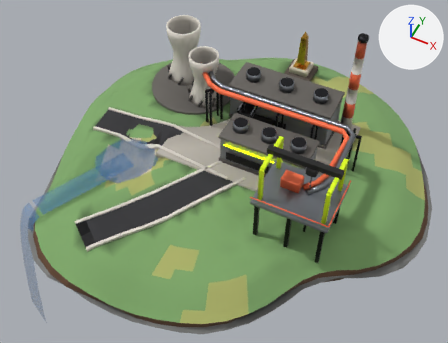
The glTF model public/models/islands/projects_lod1.glb, before and after one commit.
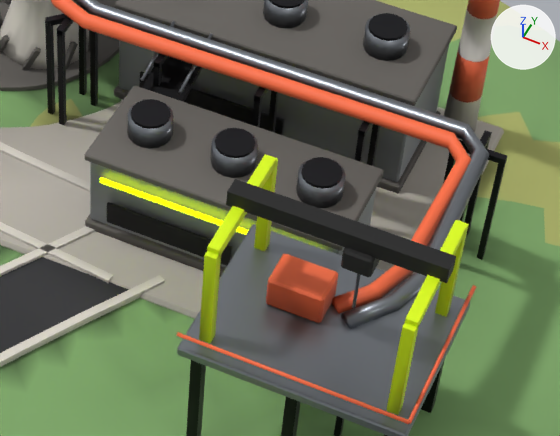
Each version appears first whole from a 50 mm lens placed at (7.6, -16.1, 18.8), pointed at (-0.4, -0.1, -1.2), and next in a close-up on the part from 42% to 85% of the width and 24% to 68% of the height. The axes (+X, +Y, +Z) are drawn at upper right. The lights are the same throughout. The older version's two pictures come first. Where no turn or scale is listed for an object, it has been applied to the vertices. Vertices at exactly the same position are counted once.

Before the edit, the objects in view are built like this:
```python
ob_buildings = bpy.data.objects.new('buildings', me_buildings)
ob_buildings.location = (0.19, 1.36, 2.61)
ob_props = bpy.data.objects.new('props', me_props)
ob_props.location = (2.27, -0.61, 2.22)
ob_terrain = bpy.data.objects.new('terrain', me_terrain)
ob_terrain.location = (0.26, -0.16, 0.0)
# also in view: 'landmarks' at (1.1, -0.2, 1.4)
```
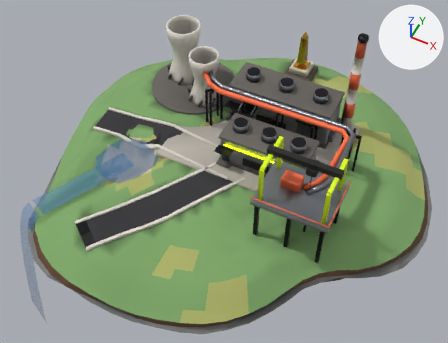
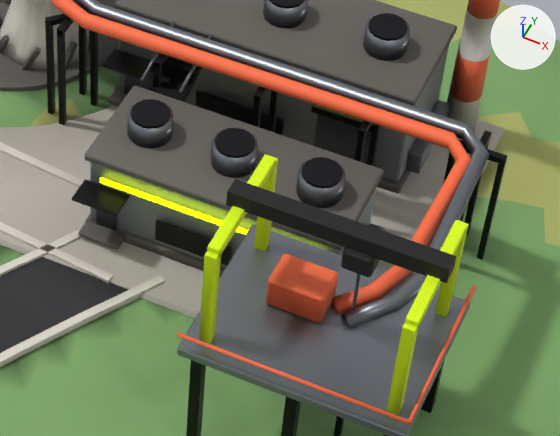
Where the newer file only moved an object's origin or applied its transform, the numbers keep the older frame.

The change, as a diff of the scene's bpy script:
```diff
--- a/public/models/islands/projects_lod1.glb.py
+++ b/public/models/islands/projects_lod1.glb.py
@@ me_buildings @@
 # used by ob_buildings; location = (0.19, 1.36, 2.61)
-me_buildings.from_pydata(...)  # 2426 vertices, 4840 faces; spans x -5.01..5.01, y -5.16..5.16, z -2.49..2.49
+me_buildings.from_pydata(...)  # 2602 vertices, 5152 faces; spans x -5.01..5.01, y -5.16..5.16, z -2.49..2.49
+# me_buildings part 1: the loose piece of 24 vertices spanning x -0.39..3.21, y -2.41..-0.9, z -2.16..-1.96 is copied, and the copy is scaled about its middle by (0.164, 0.181, 0.273), then moved by (-2.28, 1.66, 0.07); it spans x -1.17..-0.57, y -0.14..0.14, z -2.02..-1.96
+# me_buildings part 2: the loose piece of 24 vertices spanning x -0.39..3.21, y -2.41..-0.9, z -0.81..-0.69 is copied, and the copy is scaled about its middle by (0.164, 0.181, 0.5), then moved by (-1.48, -0.84, -1.24); it spans x -0.37..0.23, y -2.64..-2.36, z -2.02..-1.96
+# me_buildings part 3: a new loose piece, a box spanning x 1.915..2.735, y 0.08..0.11, z -1.961..-1.011, in mat_m_metal
+# me_buildings part 4: a new loose piece, a box spanning x -1.025..-0.724, y 0.115..0.145, z -1.961..-1.341, in mat_m_metal
+# me_buildings part 5: a new loose piece, a box spanning x -0.225..0.076, y -2.385..-2.355, z -1.961..-1.341, in mat_m_metal
+# me_buildings part 6: the loose piece of 24 vertices spanning x -1.19..3.21, y 0.1..1.79, z -0.46..-0.34 is copied, and the copy is scaled about its middle by (0.217, 0.0758, 1.12), then moved by (1.32, -0.9, -0.55), in mat_m_metal_dark; it spans x 1.85..2.81, y -0.03..0.11, z -1.01..-0.89
+# me_buildings part 7: the loose piece of 24 vertices spanning x -1.19..3.21, y 0.1..1.79, z -2.16..-1.96 is copied, and the copy is scaled about its middle by (0.148, 0.231, 0.186), then moved by (-1.88, -1.0, 0.84), in mat_m_metal_dark; it spans x -1.2..-0.54, y -0.25..0.14, z -1.24..-1.2
+# me_buildings part 8: the loose piece of 24 vertices spanning x -0.39..3.21, y -2.41..-0.9, z -2.16..-1.96 is copied, and the copy is scaled about its middle by (0.181, 0.263, 0.186), then moved by (-1.48, -0.9, 0.84), in mat_m_metal_dark; it spans x -0.4..0.26, y -2.76..-2.36, z -1.24..-1.2
+# me_buildings part 9: 110 kept faces spanning x -2.61..3.68, y -2.41..1.85, z -2.16..0.84 get new vertex colours; the middle colour goes from light grey #cdcdcd to light grey #cacaca
+# other edits to the shape of me_buildings do not show in these pictures
 me_buildings.materials.append(mat_m_concrete_dark)
@@ me_props @@
 # used by ob_props; location = (2.27, -0.61, 2.22)
-me_props.from_pydata(...)  # 500 vertices, 912 faces; spans x -2.96..2.96, y -3.21..3.21, z -1.38..1.38
+me_props.from_pydata(...)  # 596 vertices, 1088 faces; spans x -2.96..2.96, y -3.21..3.5, z -1.47..1.37
+# me_props part 10: a new loose piece of 24 vertices spanning x 1.1..1.3, y 2.32..2.74, z -1.47..-1.14, in mat_m_metal
+# me_props part 11: a new loose piece of 24 vertices spanning x 1.1..1.3, y 3.09..3.5, z -1.47..-1.14, in mat_m_metal
+# me_props part 12: a new loose piece of 24 vertices spanning x 1.1..1.3, y 0.44..0.86, z -1.47..-1.14, in mat_m_metal
+# me_props part 13: 4 vertices moved from x -2.83, y 2.01..2.05, z -1.38..-1.02 to x -1.95, y 2.01..2.05, z -1.37..-1.03
+# me_props part 14: 4 vertices moved from x -2.11, y -0.49..-0.45, z -1.38..-1.02 to x -1.39, y -0.49..-0.45, z -1.37..-1.03
+# other edits to the shape of me_props do not show in these pictures
 me_props.materials.append(mat_m_emit_lime)
```

Where the change shows, as pixel boxes (x1, y1, x2, y2) in the close-ups (560 x 436 px; the box of a moved part takes in the faces that stretch with it):
part 1 of me_buildings, added
    after: (108, 89, 127, 106)
part 2 of me_buildings, added
    after: (78, 221, 126, 249)
part 3 of me_buildings, added
    after: (314, 114, 372, 164)
part 4 of me_buildings, added (mostly hidden)
    after: (124, 75, 144, 94)
part 5 of me_buildings, added
    after: (96, 209, 117, 231)
part 6 of me_buildings, added
    after: (311, 104, 381, 132)
part 7 of me_buildings, added
    after: (102, 49, 154, 80)
part 8 of me_buildings, added
    after: (72, 179, 130, 216)
part 9 of me_buildings, edited (looks the same)
    both: (22, 0, 475, 277)
part 10 of me_props, added
    after: (406, 138, 431, 174)
part 11 of me_props, added (mostly hidden)
    after: (431, 100, 451, 117)
part 12 of me_props, added (mostly hidden)
    after: (369, 223, 384, 230)
part 13 of me_props, moved or reshaped
    before: (139, 71, 284, 135)
    after: (196, 90, 284, 135)
part 14 of me_props, moved or reshaped
    before: (107, 202, 232, 266)
    after: (155, 220, 232, 266)
